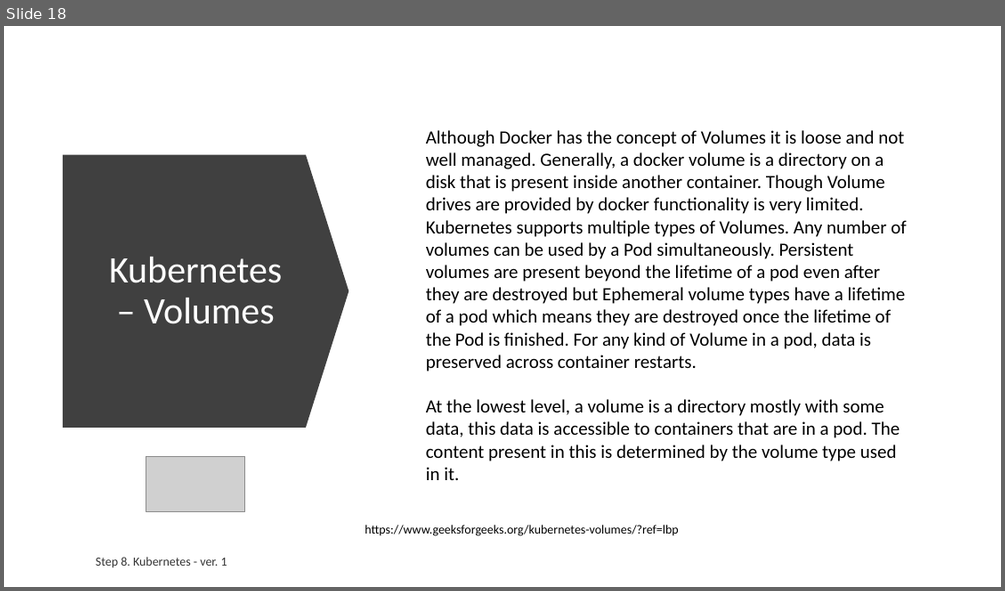
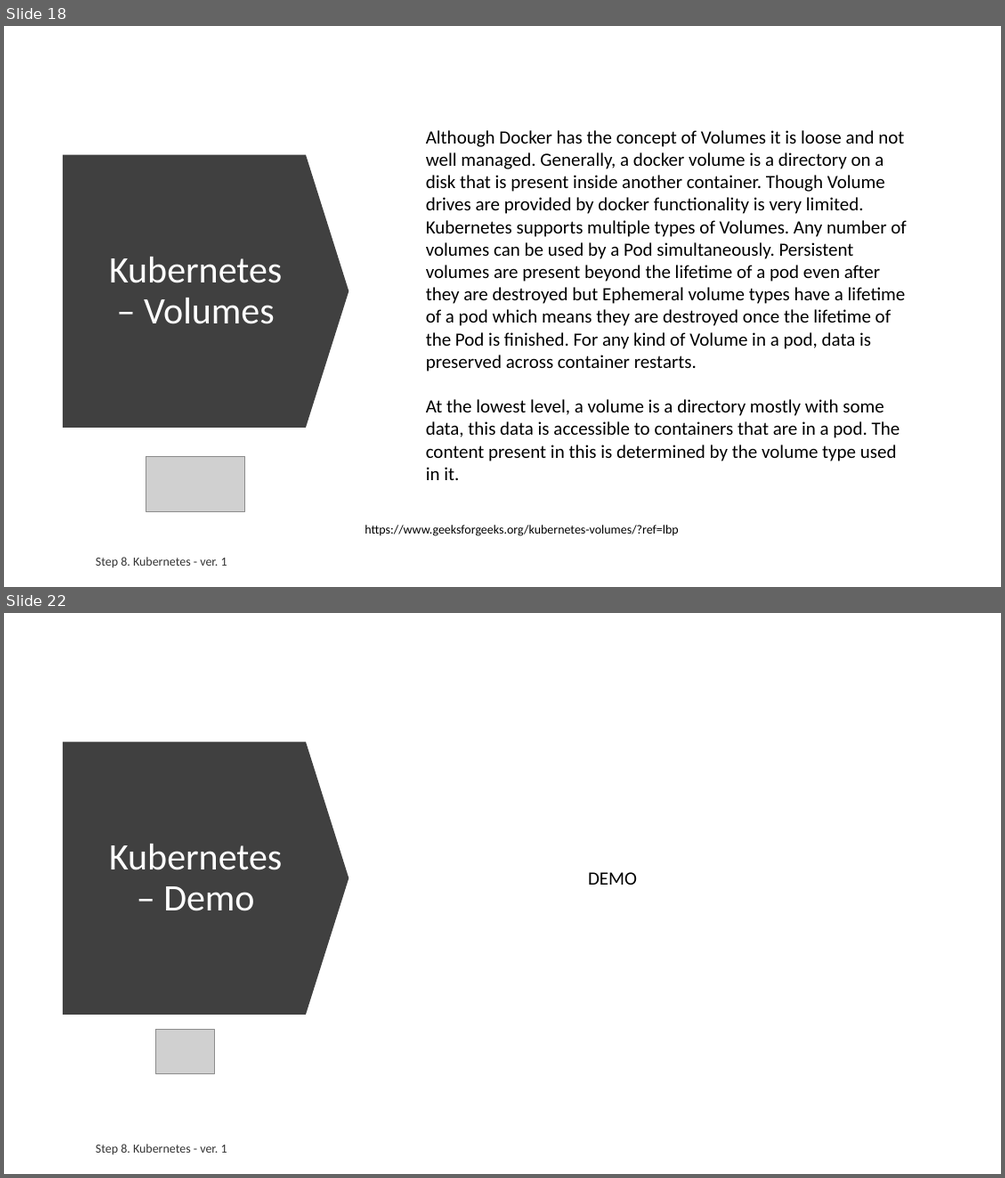
Before and after one commit to ext4dmin/DevOps-Mentorship, a slide deck: Step08-Kubernetes_speach.pptx. Shown one above the other, each under a label of ours: slide 18 before the commit, slides 18 and 22 after it; the slides between them are not shown. The pictures are 1005x591 and 1005x1178 pixels, drawn with LibreOffice and Linux fonts; fonts in the diff are those of the drawing; grey boxes stand for pictures. Boxes give left, top, right and bottom in pixels: in the first picture for what was removed or moved away, otherwise in the second. Text is boxed around its words. In the diff, an @@ line names an element or a change of style, - is before the commit and + after.

Commit message:
Step 7. Containerization 8. Kubernetes
Done

```diff
--- a/Step08-Kubernetes_speach.pptx
+++ b/Step08-Kubernetes_speach.pptx
@@ slide 22 added at [4, 613, 1001, 1174], background #FFFFFF @@
@@ down arrow added at [63, 742, 349, 1014], fill #404040 @@
@@ title added at [109, 844, 282, 911], 36 pt, text #FFFFFF @@
+Kubernetes – Demo
@@ text added at [588, 872, 637, 884], 18 pt, text #000000 @@
+DEMO
@@ picture added at [156, 1030, 215, 1074] @@
@@ text added at [96, 1143, 227, 1155], 12 pt, text #000000 at 80% opacity @@
+Step 8. Kubernetes - ver. 1
```
Also in this commit, not shown: 1 slide changed, 3 other slides added, 1 other file.
